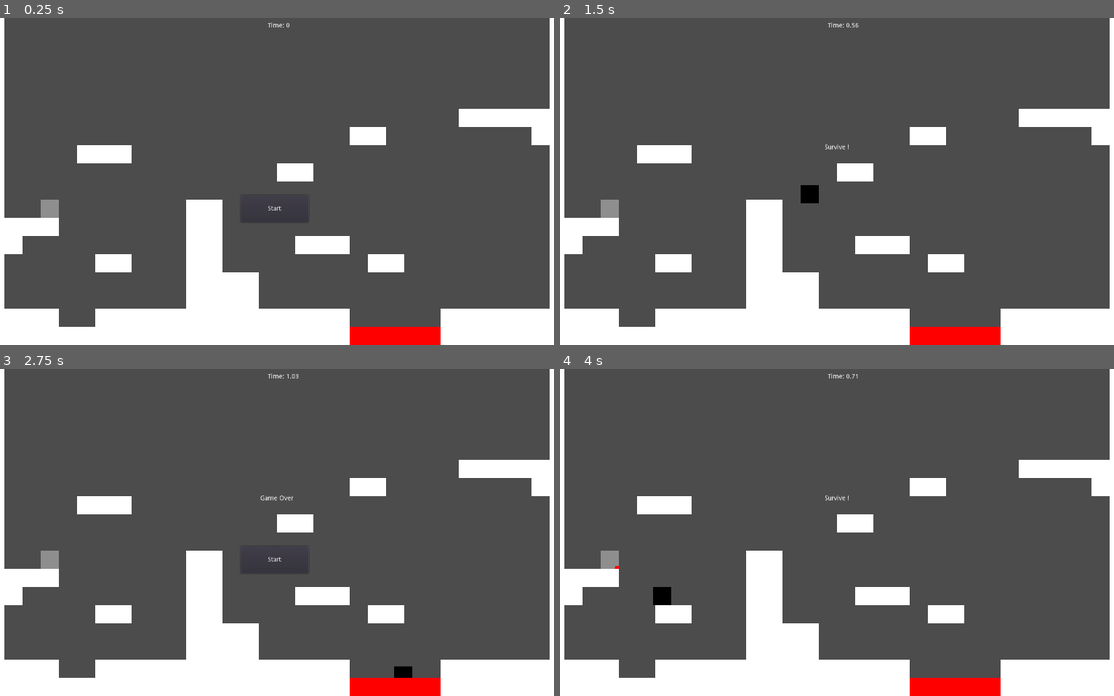
Above: before the commit, frames 1-4 (two rows, left to right).
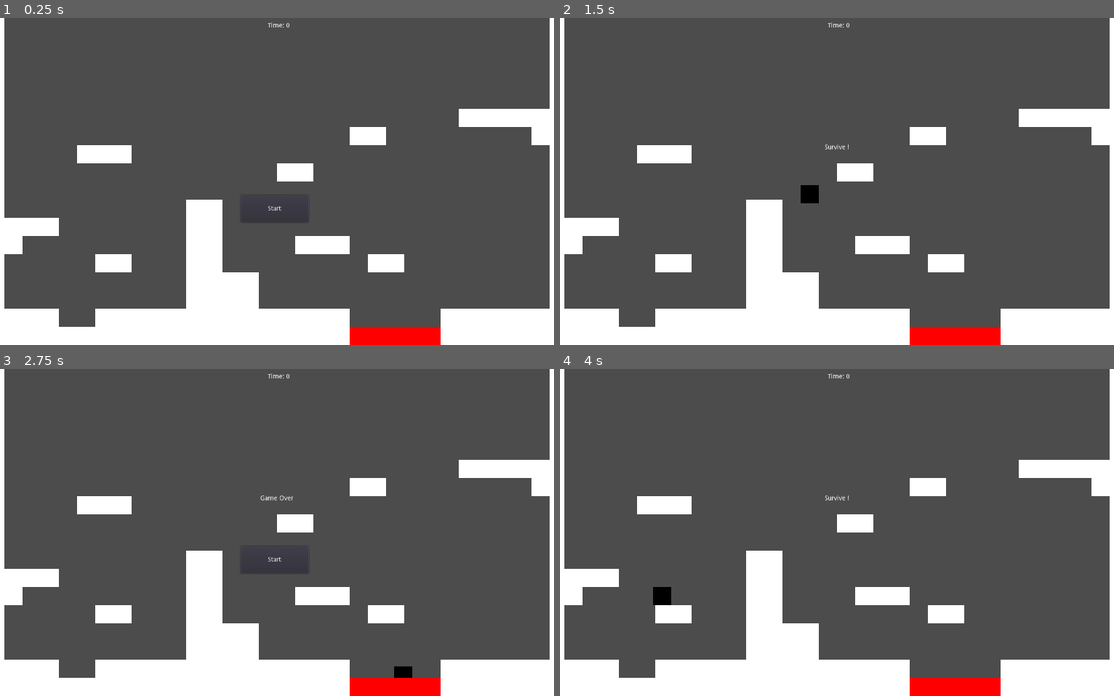
Above: after the commit, the same moments.

Repository: stanmbrs/game-gihnw
Game: Godot game, scene res://Scenes/Main.tscn
Same seed, same stepped clock (60 frames per second), same inputs: the game is played once before the commit and once after it.
Inputs:
- Up to frame 1 (0.25 s): no input
- Up to frame 2 (1.5 s): click "Start" at 0.5 s; hold Right (move_right) from 1.28 s (still down)
- Up to frame 3 (2.75 s): keep holding Right (move_right); tap Space (jump) at 1.52, 2.27 s
- Up to frame 4 (4 s): release Right (move_right) at 2.75 s; click "Start" at 2.75 s; hold Left (move_left) from 3.53 s (still down)

The runs differ from the first frame. In frame 1, 0.2% of the frame differs, in the area x 7-11%, y 55-62%; in frame 2, 0.2%; in frame 3, 0.2%, in the area x 7-54%, y 1-62%; in frame 4, 0.2%.
Error after the commit: Attempt to call function 'start' in base 'null instance' on a null instance. (res://Scripts/Main.gd:27)

Commit message:
Turret enemy
Finishing the turret enemy

Diff:
--- a/Scenes/Bullet.tscn
+++ b/Scenes/Bullet.tscn
@@ -5,35 +5,26 @@
 [sub_resource type="RectangleShape2D" id=1]
 
 custom_solver_bias = 0.0
-extents = Vector2( 5.0038, 2.99561 )
+extents = Vector2( 5.00735, 2.99722 )
 
-[node name="Bullet" type="RigidBody2D"]
+[node name="Bullet" type="Area2D" index="0"]
 
-input_pickable = false
+input_pickable = true
+gravity_vec = Vector2( 0, 1 )
+gravity = 98.0
+linear_damp = 0.1
+angular_damp = 1.0
 collision_layer = 32
 collision_mask = 11
-mode = 0
-mass = 1.0
-friction = 1.0
-bounce = 0.0
-gravity_scale = 0.0
-custom_integrator = false
-continuous_cd = 0
-contacts_reported = 0
-contact_monitor = false
-sleeping = false
-can_sleep = true
-linear_velocity = Vector2( 0, 0 )
-linear_damp = -1.0
-angular_velocity = 0.0
-angular_damp = -1.0
+audio_bus_override = false
+audio_bus_name = "Master"
 script = ExtResource( 1 )
 _sections_unfolded = [ "Collision" ]
+SPEED = 600
 
 [node name="CollisionShape2D" type="CollisionShape2D" parent="." index="0"]
 
 shape = SubResource( 1 )
-_sections_unfolded = [ "Transform", "Z Index" ]
 
 [node name="ColorRect" type="ColorRect" parent="." index="1"]
 
--- a/Scenes/Main.tscn
+++ b/Scenes/Main.tscn
@@ -1,13 +1,12 @@
-[gd_scene load_steps=7 format=2]
+[gd_scene load_steps=6 format=2]
 
 [ext_resource path="res://Scripts/Main.gd" type="Script" id=1]
 [ext_resource path="res://Assets/Tile Set/TileSet.tres" type="TileSet" id=2]
 [ext_resource path="res://Scenes/Player.tscn" type="PackedScene" id=3]
 [ext_resource path="res://Scenes/HUD.tscn" type="PackedScene" id=4]
 [ext_resource path="res://Scenes/SpikesX5.tscn" type="PackedScene" id=5]
-[ext_resource path="res://Scenes/MobTurret.tscn" type="PackedScene" id=6]
 
-[node name="Main" type="Node"]
+[node name="Main" type="Node" index="0"]
 
 script = ExtResource( 1 )
 
@@ -44,22 +43,17 @@
 
 position = Vector2( 480, 320 )
 
-[node name="TimeScoreTimer" type="Timer" parent="." index="3"]
+[node name="HUD" parent="." index="3" instance=ExtResource( 4 )]
 
-process_mode = 1
-wait_time = 0.01
-one_shot = false
-autostart = false
+[node name="Spikes" type="Node" parent="." index="4"]
 
-[node name="HUD" parent="." index="4" instance=ExtResource( 4 )]
-
-[node name="Spikes" type="Node" parent="." index="5"]
+editor/display_folded = true
 
 [node name="SpikesX5" parent="Spikes" index="0" instance=ExtResource( 5 )]
 
 position = Vector2( 900, 700 )
 
-[node name="Spawns" type="Node" parent="." index="6"]
+[node name="Spawns" type="Node" parent="." index="5"]
 
 editor/display_folded = true
 
@@ -95,11 +89,22 @@
 
 position = Vector2( 899.758, 500.558 )
 
-[node name="MobTurret" parent="." index="7" instance=ExtResource( 6 )]
+[node name="Timers" type="Node" parent="." index="6"]
 
-position = Vector2( 140, 420 )
-DETECT_RADIUS = 250
+[node name="MobTurretTimer" type="Timer" parent="Timers" index="0"]
 
-[connection signal="timeout" from="TimeScoreTimer" to="." method="_on_TimeScoreTimer_timeout"]
+process_mode = 1
+wait_time = 1.0
+one_shot = false
+autostart = false
+
+[node name="TimeScoreTimer" type="Timer" parent="Timers" index="1"]
+
+process_mode = 1
+wait_time = 0.01
+one_shot = false
+autostart = false
 
 [connection signal="start_game" from="HUD" to="." method="new_game"]
+
+[connection signal="timeout" from="Timers/TimeScoreTimer" to="." method="_on_TimeScoreTimer_timeout"]
--- a/Scenes/MobTurret.tscn
+++ b/Scenes/MobTurret.tscn
@@ -13,7 +13,7 @@
 custom_solver_bias = 0.0
 radius = 100.0
 
-[node name="MobTurret" type="KinematicBody2D" index="0"]
+[node name="MobTurret" type="KinematicBody2D"]
 
 input_pickable = false
 collision_layer = 8
--- a/Scripts/Bullet.gd
+++ b/Scripts/Bullet.gd
@@ -1,23 +1,23 @@
-extends RigidBody2D
+extends Area2D
 
-var speed = 1000
+export (int) var SPEED
 var velocity = Vector2()
+var shooter = null
 
-func start(pos, dir):
+func start(pos, dir, shooter_id):
 	position = pos
 	rotation = dir
-	velocity = Vector2(speed, 0).rotated(dir)
+	shooter = shooter_id
+	velocity = Vector2(SPEED, 0).rotated(dir)
 
 func _physics_process(delta):
 	position += velocity * delta
 
 func _on_Bullet_body_entered(body):
-	print(body)
-	queue_free() # Destroy the bullet
-
 	var body_name = body.get_name()
-	if body_name == "Player":
-		get_node("/root/Main").call("game_over")
-	elif body_name == "MobTurret":
+	if shooter != body.get_instance_id():
+		if body_name == "Player":
+			get_node("/root/Main").call("game_over")
 		if body.has_method("hit_by_bullet"):
 			body.call("hit_by_bullet")
+		queue_free() # Destroy the bullet
--- a/Scripts/MobTurret.gd
+++ b/Scripts/MobTurret.gd
@@ -13,9 +13,10 @@
 	queue_free() # kill the mob
 
 func shoot(pos):
+	var shooter = get_instance_id()
 	var b = BULLET.instance()
 	var a = (pos - global_position).angle()
-	b.start(global_position, a + rand_range(-0.05, 0.05))
+	b.start(global_position, a + rand_range(-0.05, 0.05), shooter)
 	get_parent().add_child(b)
 	can_shoot = false
 	$ShootTimer.start()
